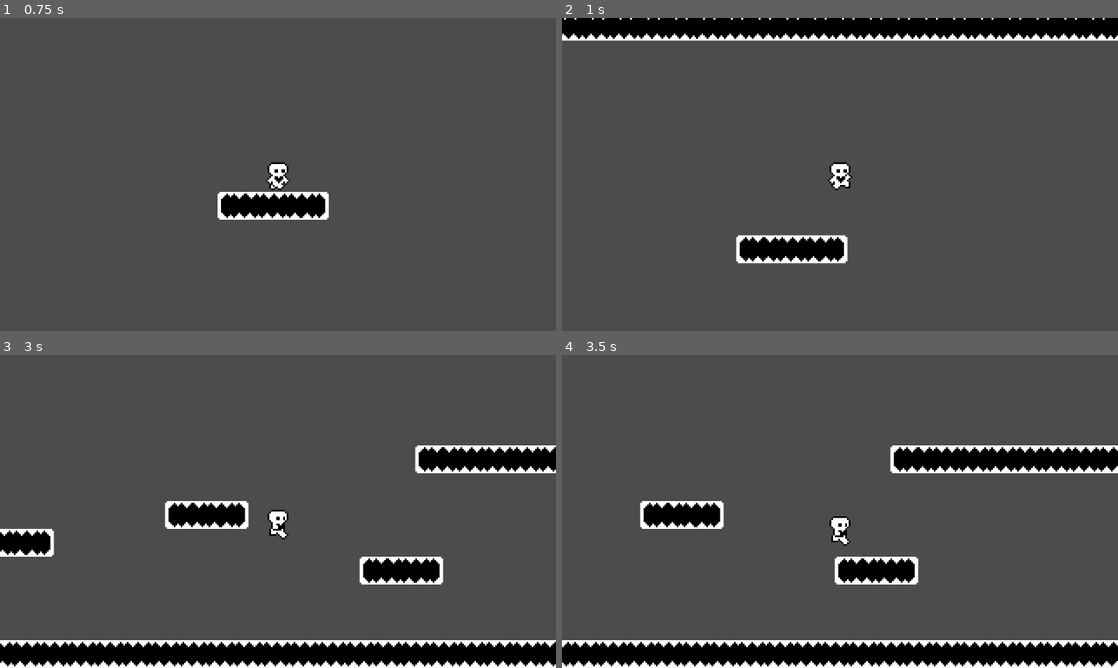
Above: before the commit, frames 1-4 (two rows, left to right).
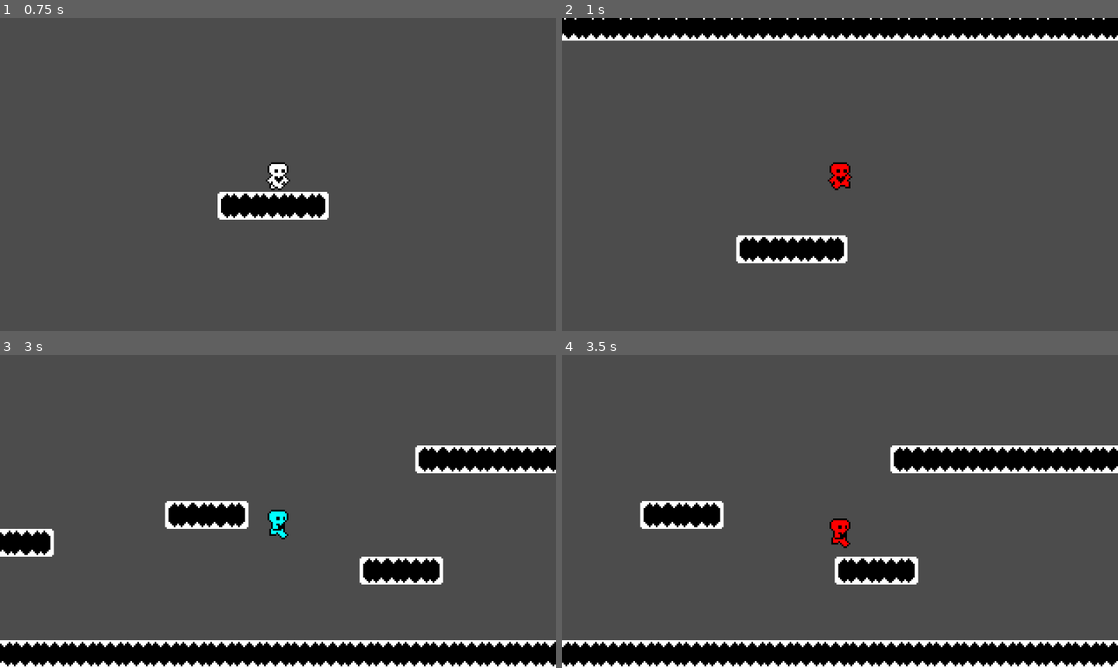
Above: after the commit, the same moments.

Repository: dragon1freak/Wizardvania
Game: Godot game, scene res://World.tscn
Two runs of this game, one before a commit and one after it. Both use one fixed random seed, a clock stepped at 60 frames per second and the inputs below.
Inputs (mouse positions are in pixels of both pictures, inside the frame that each line leads up to):
- Up to frame 1 (0.75 s): move the mouse to (400, 158) at 0.52 s; hold D (right) from 0.53 s (still down); hold Alt (action) from 0.53 s (still down)
- Up to frame 2 (1 s): keep holding D (right); keep holding Alt (action); tap Space (jump) at 0.77 s; tap , (fire_state) at 0.8 s
- Up to frame 3 (3 s): move the mouse to (166, 527) at 1.27 s; release Alt (action) at 1.28 s; tap , (fire_state) at 1.35 s; tap Space (jump) at 1.52 s; right-click (166, 527) at 1.55 s; move the mouse to (333, 442) at 2.02 s; release D (right) at 2.03 s; hold A (left) 2.03-2.78 s; hold Right mouse button (ice_state) 2.03-2.78 s; tap Alt (action) at 2.3, 2.85 s; tap Enter at 2.75 s; move the mouse to (250, 574) at 2.77 s; hold D (right) from 2.78 s (still down)
- Up to frame 4 (3.5 s): keep holding D (right); tap Space (jump) at 3.02 s; tap , (fire_state) at 3.05 s

Frame 1 is identical in both runs. In frame 2, 0.2% of the frame differs, in the area x 48-52%, y 46-55%; in frame 3, 0.2%; in frame 4, 0.3%, in the area x 48-52%, y 51-62%.

Commit message:
Added a toggle element state option

Diff:
--- a/Scripts/Player.gd
+++ b/Scripts/Player.gd
@@ -1,5 +1,7 @@
 extends PlatformerController
 class_name Player
+
+export(bool) var TOGGLE_STATES : bool = false
 
 export(bool) var HAS_ALT_JUMP : bool = false
 export(bool) var HAS_ALT_MOVE : bool = false
@@ -29,7 +31,7 @@
 var can_firebolt : bool = false
 # =============== ICE ABILITIES =============================
 export(float, 0, 1000, 0.1) var WALL_FALL_SPEED : float = 50
-export(float, 0, 1, 0.01) var WALL_JUMP_TIMER : float = 1.0
+export(float, 0, 10, 0.01) var WALL_JUMP_TIMER : float = 1.0
 var wall_hold_timer : float = WALL_JUMP_TIMER
 var WALL_JUMP_COUNT : int = 3
 var WALL_JUMP_MAX : int = 3
@@ -63,7 +65,10 @@
 	camera.limit_bottom = camera.limit_top + tilemap_rect.size.y * tilemap.cell_size.y
 
 func _physics_process(delta):
-	handle_element_state()
+	if TOGGLE_STATES:
+		handle_toggle_state()
+	else:
+		handle_element_state()
 
 func physics_tick(delta : float) -> void:
 	var inputs : Dictionary = handle_inputs()
@@ -130,12 +135,30 @@
 	if HAS_FIRE && (Input.is_action_just_pressed("fire_state") || (is_zero_approx(Input.get_action_strength("ice_state")) && Input.get_action_strength("fire_state") > 0)):
 		if !gliding && !slamming:
 			ELEMENT_STATE = ELEMENTS.FIRE
+			if TOGGLE_STATES && ELEMENT_STATE == ELEMENTS.FIRE:
+				ELEMENT_STATE = ELEMENTS.AIR
 	elif HAS_ICE && (Input.is_action_just_pressed("ice_state") || (is_zero_approx(Input.get_action_strength("fire_state")) && Input.get_action_strength("ice_state") > 0)):
 		if !gliding && !dashing:
 			ELEMENT_STATE = ELEMENTS.ICE
+			if TOGGLE_STATES && ELEMENT_STATE == ELEMENTS.ICE:
+				ELEMENT_STATE = ELEMENTS.AIR
 	elif (!HAS_FIRE || is_zero_approx(Input.get_action_strength("fire_state"))) && (!HAS_ICE || is_zero_approx(Input.get_action_strength("ice_state"))):
-		if !dashing && !slamming:
+		if !dashing && !slamming && !TOGGLE_STATES:
 			ELEMENT_STATE = ELEMENTS.AIR
+
+func handle_toggle_state() -> void:
+	if HAS_FIRE && (Input.is_action_just_pressed("fire_state")):
+		if !gliding && !slamming:
+			if ELEMENT_STATE == ELEMENTS.FIRE:
+				ELEMENT_STATE = ELEMENTS.AIR
+			else:
+				ELEMENT_STATE = ELEMENTS.FIRE
+	elif HAS_ICE && (Input.is_action_just_pressed("ice_state")):
+		if !gliding && !dashing:
+			if ELEMENT_STATE == ELEMENTS.ICE:
+				ELEMENT_STATE = ELEMENTS.AIR
+			else:
+				ELEMENT_STATE = ELEMENTS.ICE
 
 func manage_state() -> void:
 	if motion.y == 0:
--- a/World.tscn
+++ b/World.tscn
@@ -478,6 +478,7 @@
 ACTION_SPRINT = "alt_move"
 JUMP_FORCE = 220.0
 ENABLE_SPRINT = true
+TOGGLE_STATES = true
 HAS_ALT_JUMP = true
 HAS_ALT_MOVE = true
 HAS_ELEMENT_ACTION = true
--- a/project.godot
+++ b/project.godot
@@ -119,6 +119,7 @@
 "events": [ Object(InputEventKey,"resource_local_to_scene":false,"resource_name":"","device":0,"alt":false,"shift":false,"control":false,"meta":false,"command":false,"pressed":false,"scancode":44,"physical_scancode":0,"unicode":0,"echo":false,"script":null)
 , Object(InputEventMouseButton,"resource_local_to_scene":false,"resource_name":"","device":0,"alt":false,"shift":false, …(202 unchanged characters)…
 , Object(InputEventJoypadButton,"resource_local_to_scene":false,"resource_name":"","device":0,"button_index":7,"pressure":0.0,"pressed":false,"script":null)
+, Object(InputEventJoypadButton,"resource_local_to_scene":false,"resource_name":"","device":0,"button_index":5,"pressure":0.0,"pressed":false,"script":null)
  ]
 }
 ice_state={
@@ -126,6 +127,7 @@
 "events": [ Object(InputEventMouseButton,"resource_local_to_scene":false,"resource_name":"","device":0,"alt":false,"shi …(212 unchanged characters)…
 , Object(InputEventKey,"resource_local_to_scene":false,"resource_name":"","device":0,"alt":false,"shift":false,"control":false,"meta":false,"command":false,"pressed":false,"scancode":46,"physical_scancode":0,"unicode":0,"echo":false,"script":null)
 , Object(InputEventJoypadButton,"resource_local_to_scene":false,"resource_name":"","device":0,"button_index":6,"pressure":0.0,"pressed":false,"script":null)
+, Object(InputEventJoypadButton,"resource_local_to_scene":false,"resource_name":"","device":0,"button_index":4,"pressure":0.0,"pressed":false,"script":null)
  ]
 }
 
